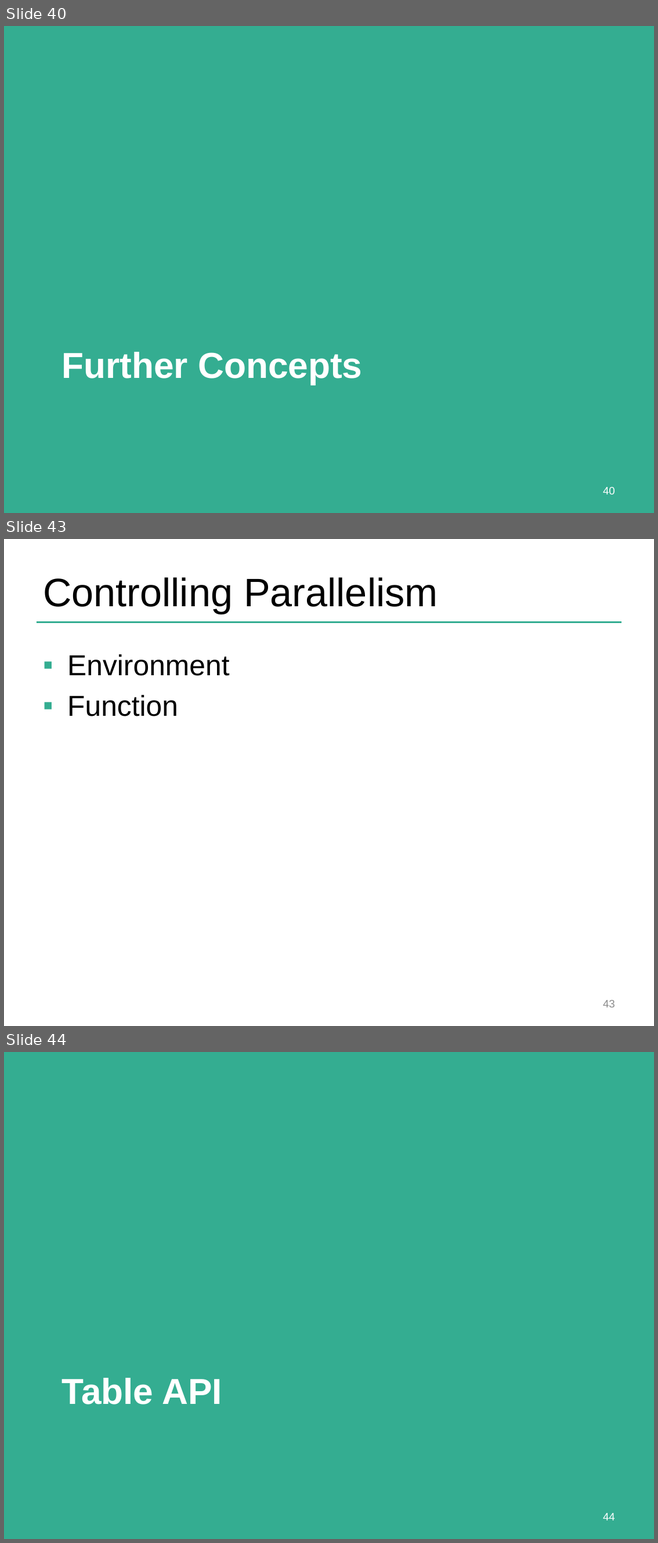
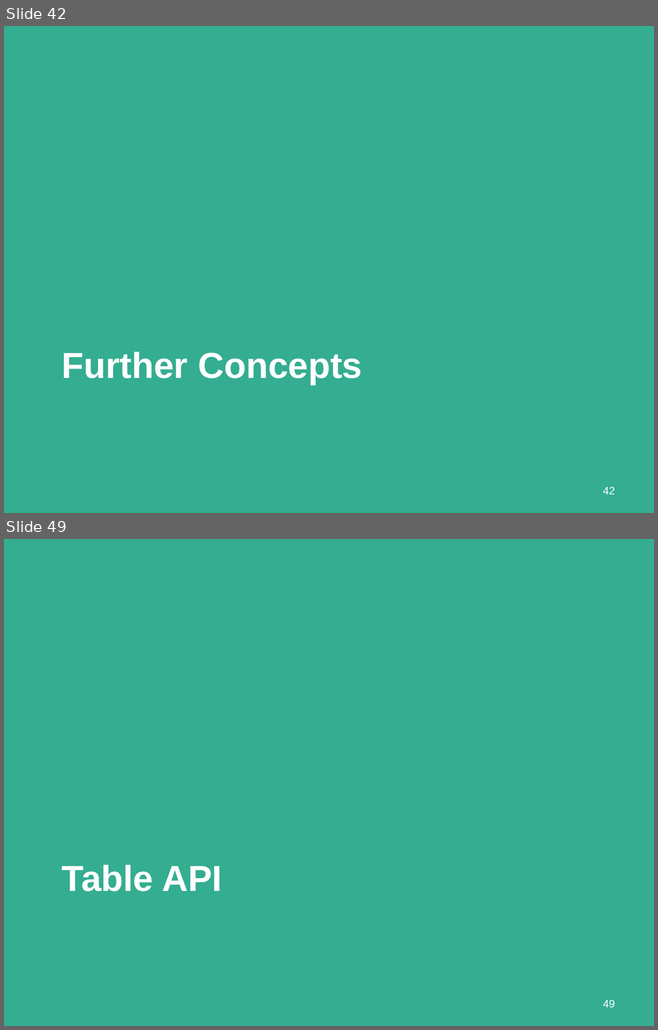
Before and after one commit to dataArtisans/flink-training-web, a slide deck: slides/flink_batch_advanced.pptx. Shown one above the other, each under a label of ours: slides 40, 43 and 44 before the commit, slides 42 and 49 after it; the slides between them are not shown. The pictures are 658x1543 and 658x1030 pixels, drawn with LibreOffice and Linux fonts; fonts in the diff are those of the drawing; background and template pictures are left out. Boxes give left, top, right and bottom in pixels: in the first picture for what was removed or moved away, otherwise in the second. Text is boxed around its words. In the diff, an @@ line names an element or a change of style, - is before the commit and + after.

```diff
--- a/slides/flink_batch_advanced.pptx
+++ b/slides/flink_batch_advanced.pptx
@@ slide 43 removed at (x1=4, y1=539, x2=654, y2=1026), background #FFFFFF @@
@@ title removed at (x1=43, y1=577, x2=438, y2=613) @@
-Controlling Parallelism
@@ line removed from (36, 622) to (621, 622) @@
@@ text removed at (x1=67, y1=654, x2=229, y2=716) @@
-▪ Environment
-▪ Function
@@ page number removed at (x1=603, y1=1000, x2=615, y2=1008) @@
-43
@@ what was slide 40 is now slide 42 @@
@@ page number at (x1=603, y1=487, x2=615, y2=495): text changed @@
-40
+42
@@ what was slide 44 is now slide 49 @@
@@ page number at (x1=603, y1=1000, x2=615, y2=1008): text changed @@
-44
+49
```
Also in this commit, not shown: 2 slides changed, 14 slides added, 4 other slides removed.
